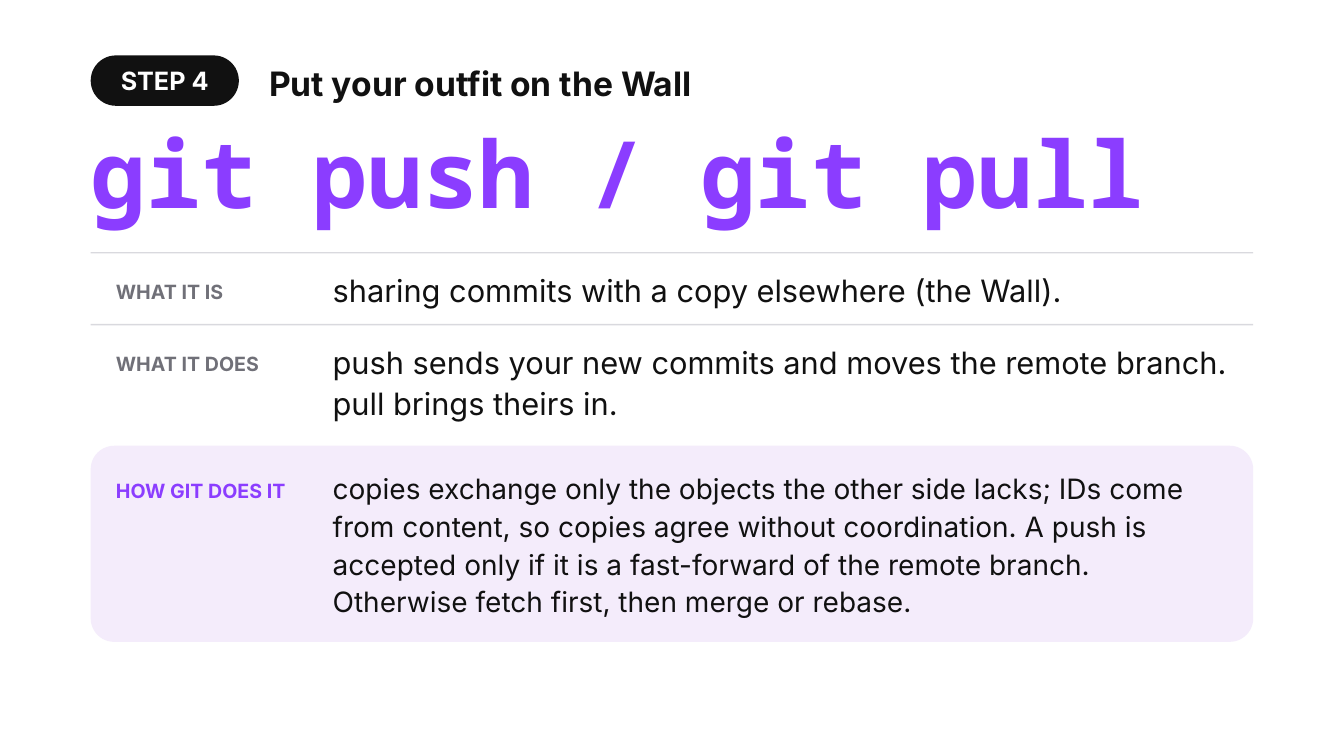
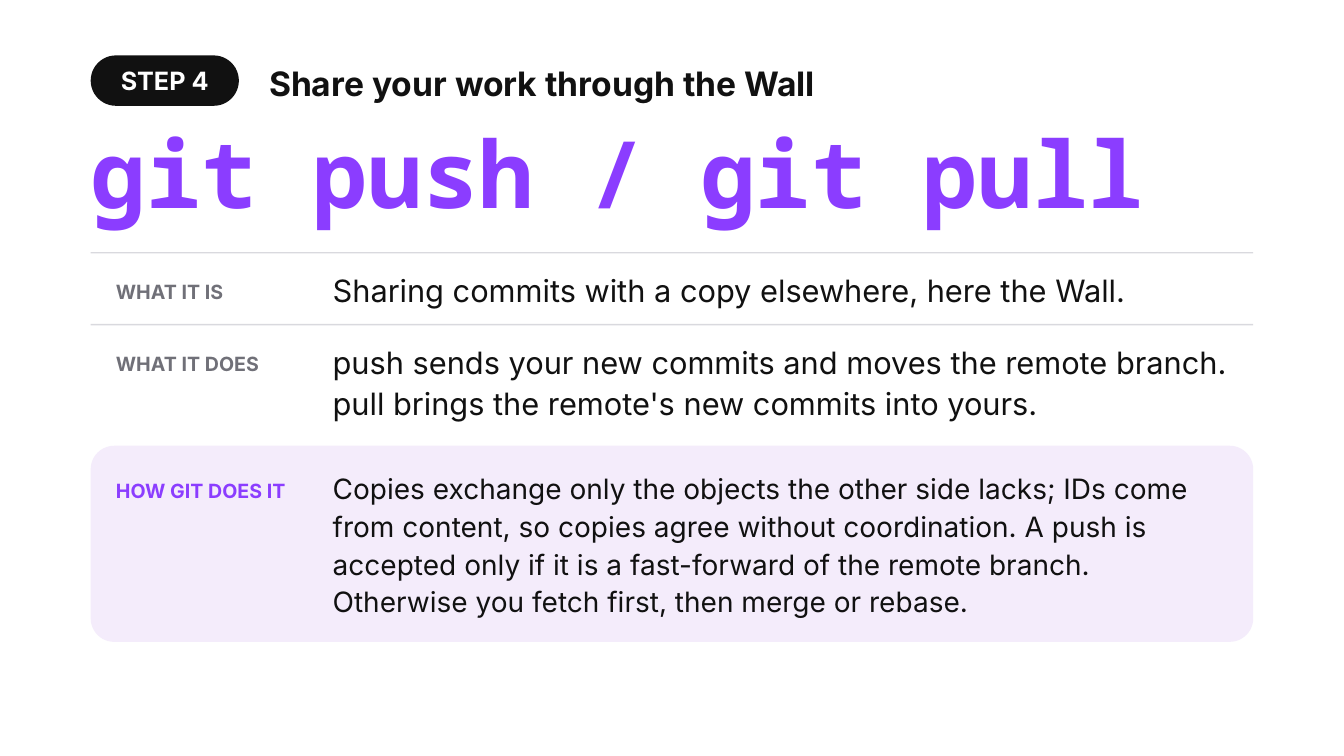
Before and after one commit to shubham3-ucb/cs294-pl, a slide deck: slide 6 of slides/tuesday_app.pptx. Drawn at 1344x756 pixels with LibreOffice and Linux fonts; fonts in the diff are those of the drawing. Boxes give left, top, right and bottom in pixels: in the first picture for what was removed or moved away, otherwise in the second. Text is boxed around its words. In the diff, an @@ line names an element or a change of style, - is before the commit and + after.

```diff
--- a/slides/tuesday_app.pptx
+++ b/slides/tuesday_app.pptx
@@ text at bbox=[269, 71, 815, 104]: text changed @@
-Put your outfit on the Wall
+Share your work through the Wall
@@ text at bbox=[333, 279, 1125, 308]: text changed @@
-sharing commits with a copy elsewhere (the Wall).
+Sharing commits with a copy elsewhere, here the Wall.
@@ text at bbox=[333, 351, 1226, 422]: text changed @@
-push sends your new commits and moves the remote branch. pull brings theirs in.
+push sends your new commits and moves the remote branch. pull brings the remote's new commits into yours.
@@ text at bbox=[333, 478, 1188, 618]: text changed @@
-copies exchange only the objects the other side lacks; IDs come from content, so copies agree without coordination. A push is accepted only if it is a fast-forward of the remote branch. Otherwise fetch first, then merge or rebase.
+Copies exchange only the objects the other side lacks; IDs come from content, so copies agree without coordination. A push is accepted only if it is a fast-forward of the remote branch. Otherwise you fetch first, then merge or rebase.
```
Also in this commit, not shown: 11 other slides changed, 11 other files.
